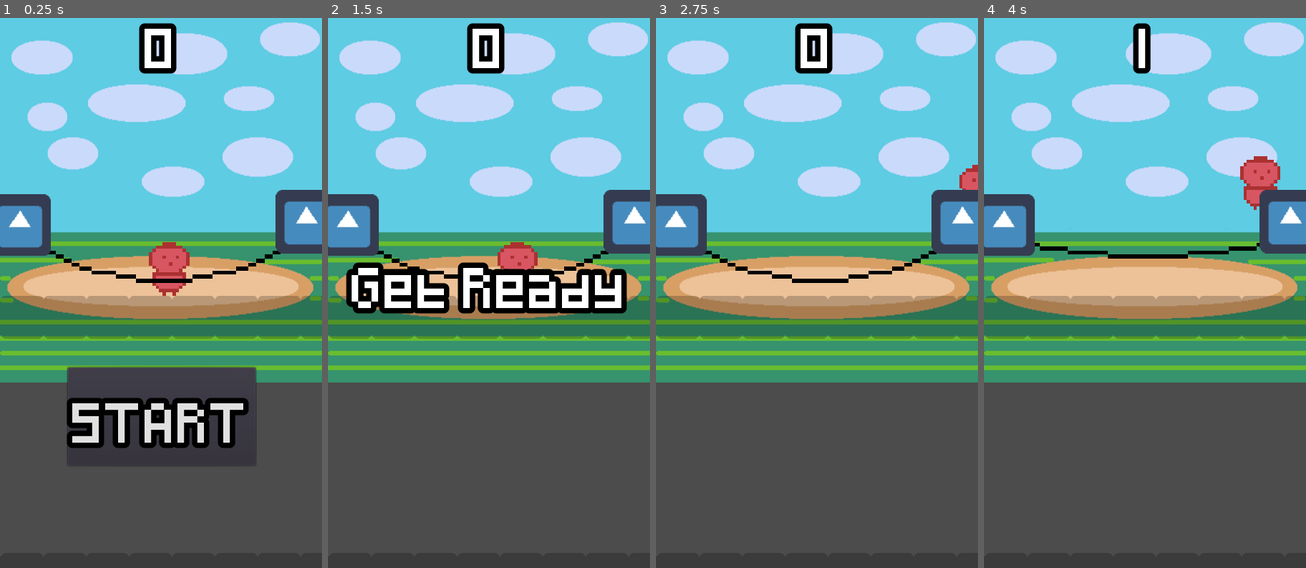
Above: before the commit, frames 1-4 (left to right).
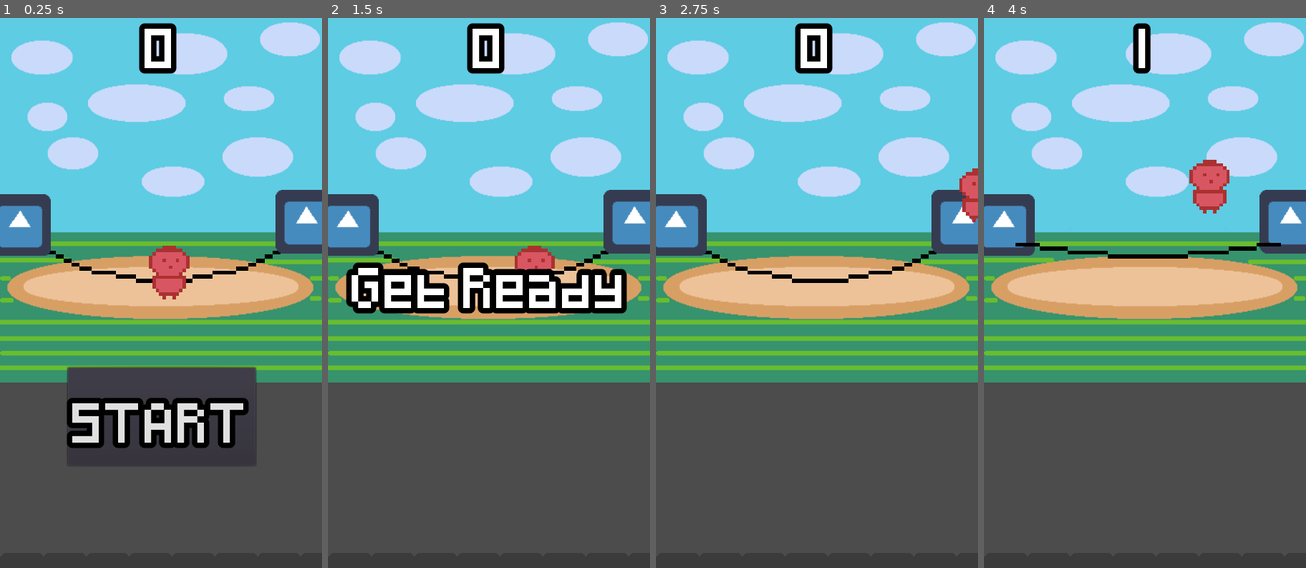
Above: after the commit, the same moments.

Repository: pyruro/slime-jump-godot-game
Game: Godot game, scene res://scenes/world.tscn
Two runs of this game, one before a commit and one after it. Both use one fixed random seed, a clock stepped at 60 frames per second and the inputs below. The engine's default icon, where the game draws it, is replaced by a stand-in: a white triangle on a blue panel in a dark square.
Inputs:
- Up to frame 1 (0.25 s): no input
- Up to frame 2 (1.5 s): click "START" at 0.5 s; tap Enter at 1.25 s; hold D (walk_right) from 1.28 s (still down)
- Up to frame 3 (2.75 s): keep holding D (walk_right); tap Space (jump) at 1.52, 2.27 s
- Up to frame 4 (4 s): release D (walk_right) at 2.78 s; hold A (walk_left) 2.78-3.53 s; hold D (walk_right) from 3.53 s (still down); tap Space (jump) at 3.77 s

The runs differ from the first frame. In frame 1, 8.2% of the frame differs, in the area x 0-100%, y 40-59%; in frame 2, 5.8%; in frame 3, 8.0%; in frame 4, 9.5%, in the area x 0-100%, y 25-59%.

Commit message:
added basic difficulty

Diff:
--- a/Cuerda.gd
+++ b/Cuerda.gd
@@ -1,11 +1,8 @@
 extends Area2D
 
 
-# Declare member variables here. Examples:
-# var a: int = 2
-# var b: String = "text"
+var ciclo_salto = 0
 
-# Called when the node enters the scene tree for the first time.
 func _ready() -> void:
 	$CollisionShape2D.disabled = true
 	#position = Vector2(240, 450)
@@ -22,3 +19,9 @@
 		$CollisionShape2D.disabled = false
 	else:
 		$CollisionShape2D.disabled = true
+	if $AnimatedSprite.frame in range(4, 10):
+		z_index = 1
+	else:
+		z_index = 0
+	if $AnimatedSprite.frame == 9:
+		ciclo_salto += 1
--- a/Player.gd
+++ b/Player.gd
@@ -23,6 +23,9 @@
 		emit_signal("hit")
 		print("He chocado con la cuerda")
 
+func lose_life():
+	pass
+
 func get_input():
 	var dir = 0
 	if Input.is_action_pressed("walk_right"):
--- a/scenes/world.gd
+++ b/scenes/world.gd
@@ -3,6 +3,8 @@
 var score
 var difficulty_timer = 0
 var increase_diff = 0
+var seconds = 0
+
 
 func gameover():
 	$ScoreTimer.stop()
@@ -18,10 +20,27 @@
 	#new_game()
 	pass
 
+func manage_difficulty(delta):
+	if $Cuerda.ciclo_salto > 1 and $Cuerda.ciclo_salto < 25:
+		$Cuerda/AnimatedSprite.speed_scale += delta/60
+	elif $Cuerda.ciclo_salto >= 25 and $Cuerda.ciclo_salto < 35:
+		$Cuerda/AnimatedSprite.speed_scale = 2
+	elif $Cuerda.ciclo_salto >= 35 and $Cuerda.ciclo_salto < 45:
+		$Cuerda/AnimatedSprite.speed_scale = 1.5
+	elif $Cuerda.ciclo_salto >= 45 and $Cuerda.ciclo_salto < 75:
+		$Cuerda/AnimatedSprite.speed_scale = 2.5
+	elif $Cuerda.ciclo_salto >= 75 and $Cuerda.ciclo_salto < 101:
+		$Cuerda/AnimatedSprite.speed_scale = rand_range(1.5,2.5)
+	else:
+		$Cuerda/AnimatedSprite.speed_scale = 1
 
 # Called every frame. 'delta' is the elapsed time since the previous frame.
-#func _process(delta: float) -> void:
+func _process(delta: float) -> void:
+	manage_difficulty(delta)
+	print($Cuerda/AnimatedSprite.speed_scale)
 	#difficulty_timer += delta
+	#seconds = difficulty_timer / 5
+
 	#increase_diff = float(round(difficulty_timer))/10.0
 	#print(increase_diff)
 
--- a/scenes/world.tscn
+++ b/scenes/world.tscn
@@ -50,7 +50,7 @@
 1/z_index = 0
 
 [sub_resource type="RectangleShape2D" id=3]
-extents = Vector2( 259.708, 23.9405 )
+extents = Vector2( 264.409, 23.9405 )
 
 [node name="proto" type="Node2D"]
 script = ExtResource( 5 )
@@ -68,7 +68,7 @@
 modulate = Color( 0, 0, 0, 0.219608 )
 tile_set = SubResource( 2 )
 format = 1
-tile_data = PoolIntArray( 65535, 0, 0, 8, 0, 0, 131071, 0, 0 …(133 unchanged characters)… , 0, 0, 393224, 0, 0, 524287, 0, 0, 458752, 0, 0, 458753, 0, 0, 458754, 0, 0, 458755, 0, 0, 458756, 0, 0, 458757, 0, 0, 458758, 0, 0, 458759, 0, 0, 458760, 0, 0, 589823, 0, 0, 524296, 0, 0, 65 …(250 unchanged characters)…
+tile_data = PoolIntArray( 65535, 0, 0, 8, 0, 0, 131071, 0, 0 …(133 unchanged characters)… , 0, 0, 393224, 0, 0, 524287, 0, 0, 458760, 0, 0, 589823, 0, 0, 524296, 0, 0, 65 …(250 unchanged characters)…
 
 [node name="Sprite" type="Sprite" parent="."]
 visible = false
@@ -79,6 +79,10 @@
 
 [node name="Player" parent="." instance=ExtResource( 1 )]
 position = Vector2( 251.724, 401.98 )
+z_index = 1
+speed = 400
+friction = 0.196
+acceleration = 0.205
 jump_height = 150.0
 jump_time_to_peak = 0.3
 jump_time_to_descend = 0.4
@@ -107,17 +111,18 @@
 offset = Vector2( 1241.35, 2.73065 )
 flip_h = true
 
-[node name="Area2D" type="Area2D" parent="."]
+[node name="Floor" type="StaticBody2D" parent="."]
 position = Vector2( 240, 477 )
 collision_layer = 9
 collision_mask = 9
 
-[node name="Suelo" type="CollisionShape2D" parent="Area2D"]
-position = Vector2( -2, 23 )
+[node name="FloorCollision" type="CollisionShape2D" parent="Floor"]
 shape = SubResource( 3 )
 
 [node name="HUD" parent="." instance=ExtResource( 7 )]
 
+[node name="YSort" type="YSort" parent="."]
+
 [connection signal="timeout" from="ScoreTimer" to="." method="_on_ScoreTimer_timeout"]
 [connection signal="timeout" from="StartTimer" to="." method="_on_StartTimer_timeout"]
 [connection signal="start_game" from="HUD" to="." method="new_game"]
